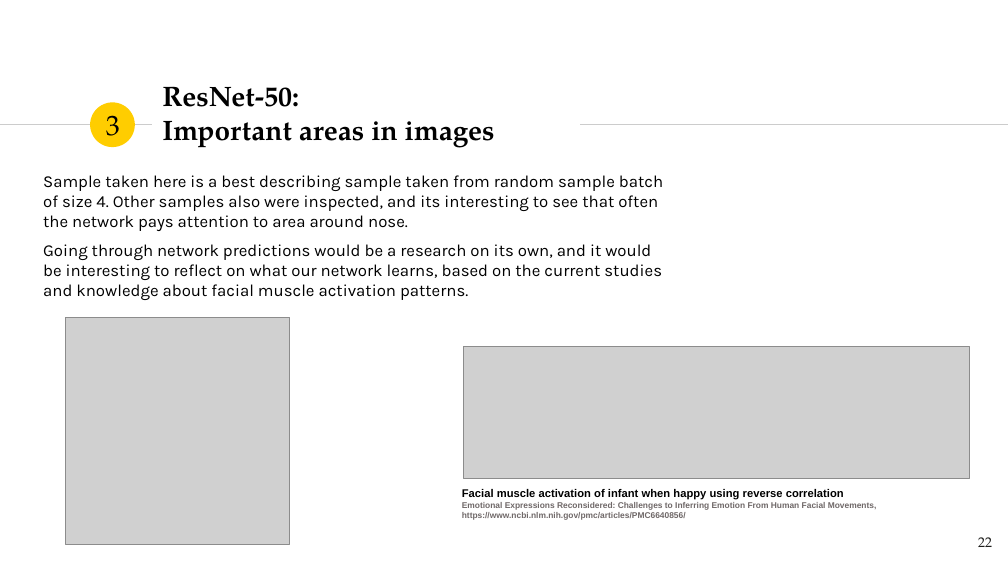
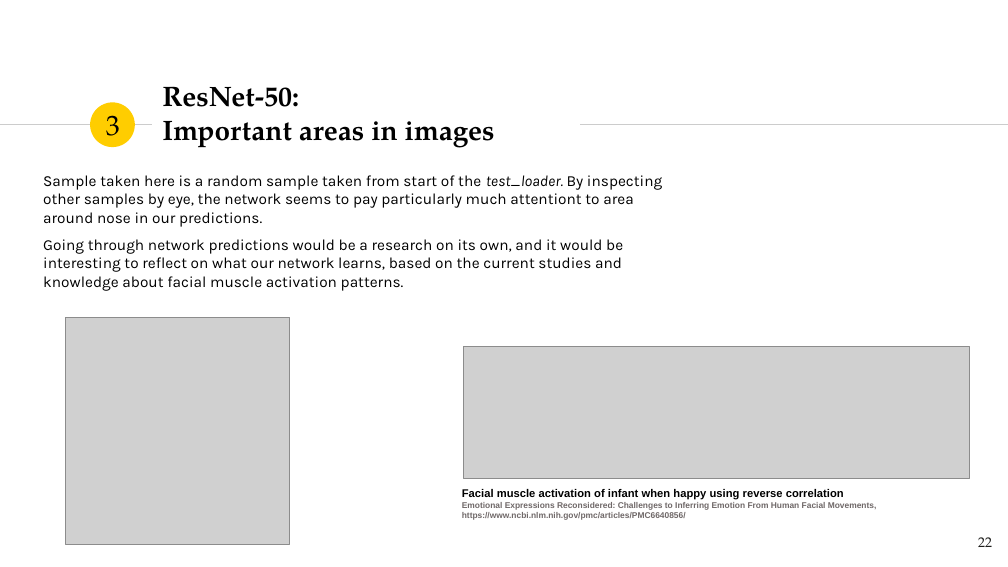
Before and after one commit to TeemuSo/Loop-Q-prize, a slide deck: slide 22 of reports/Emotion recognition - LoopQPrize.pptx. Drawn at 1008x567 pixels with LibreOffice and Linux fonts; fonts in the diff are those of the drawing; grey boxes stand for pictures. Boxes give left, top, right and bottom in pixels: in the first picture for what was removed or moved away, otherwise in the second. Text is boxed around its words. In the diff, an @@ line names an element or a change of style, - is before the commit and + after.

```diff
--- a/reports/Emotion recognition - LoopQPrize.pptx
+++ b/reports/Emotion recognition - LoopQPrize.pptx
@@ text at box(43, 175, 662, 227): text changed; size 12 to 11 pt @@
-Sample taken here is a best describing sample taken from random sample batch of size 4. Other samples also were inspected, and its interesting to see that often the network pays attention to area around nose.
+Sample taken here is a random sample taken from start of the test_loader. By inspecting other samples by eye, the network seems to pay particularly much attentiont to area around nose in our predictions.
@@ text at box(43, 239, 623, 291): size 12 to 11 pt in "Going through network predictions would be a ..." @@
```
Also in this commit, not shown: 14 other slides changed, 4 slides added, 3 slides removed, 7 other files.
